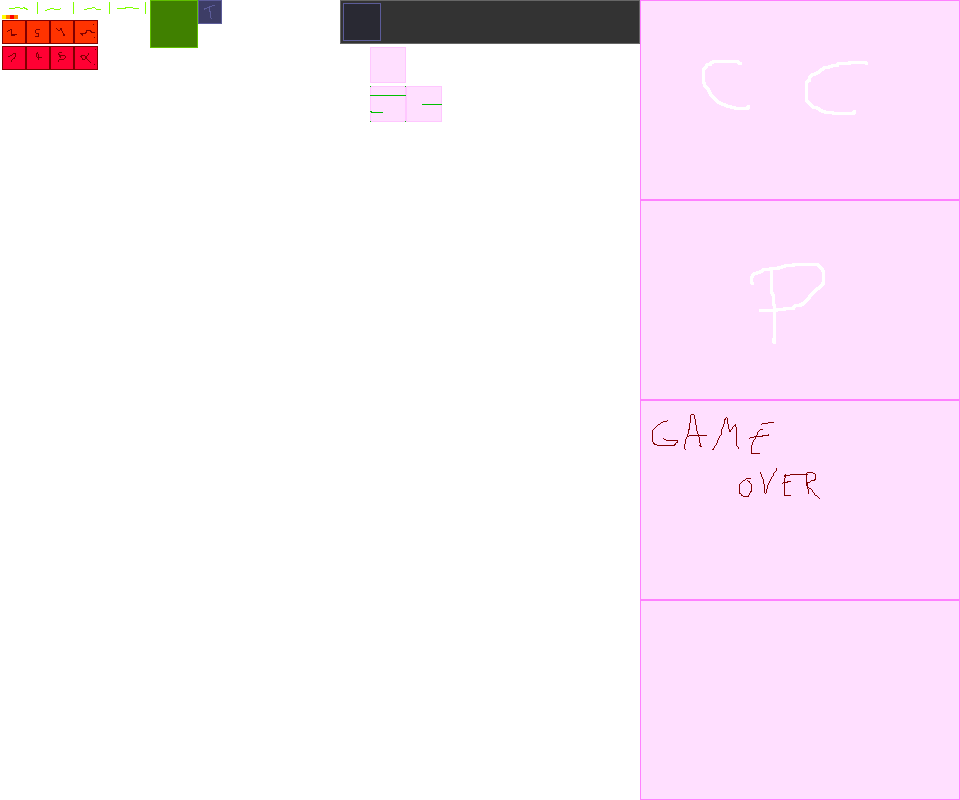
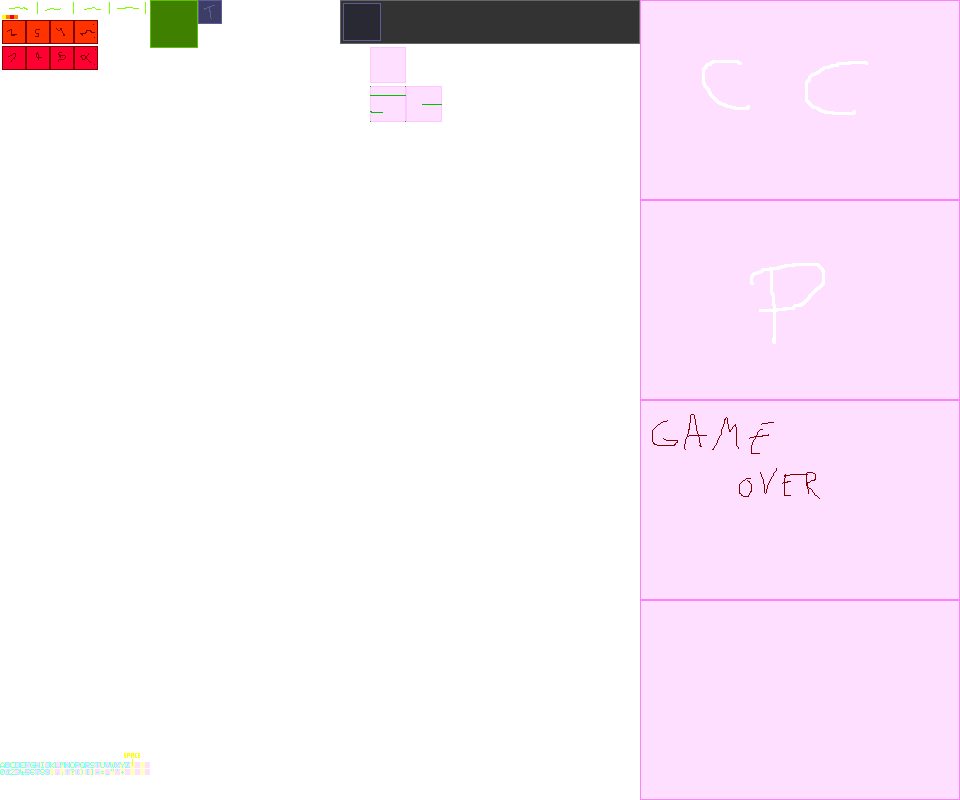
Comparing the layer stacks of the two 960px x 800px images. Changes:
painted on "sprites" over [0,762,130,775]
painted on "helpers" over [0,753,150,775]
